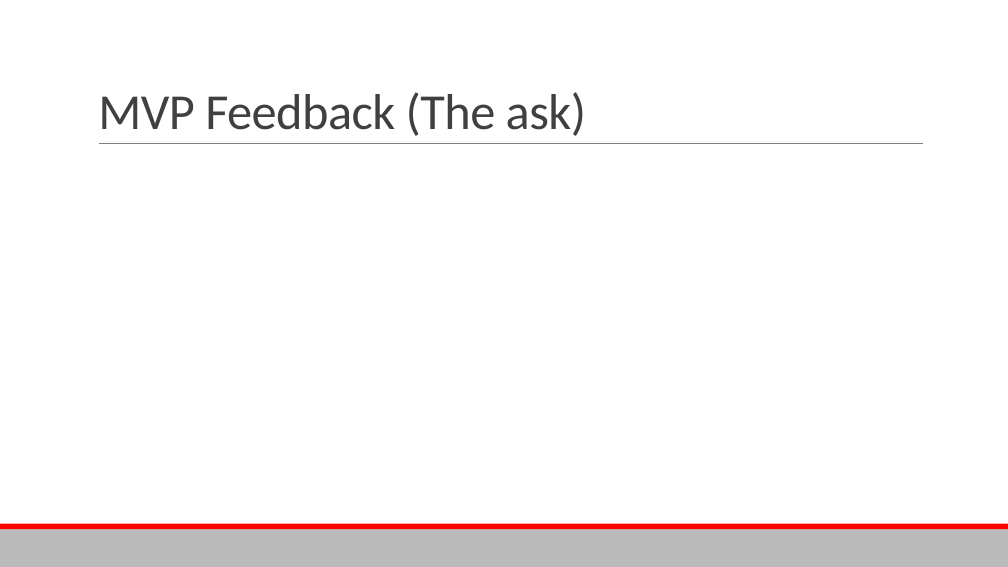
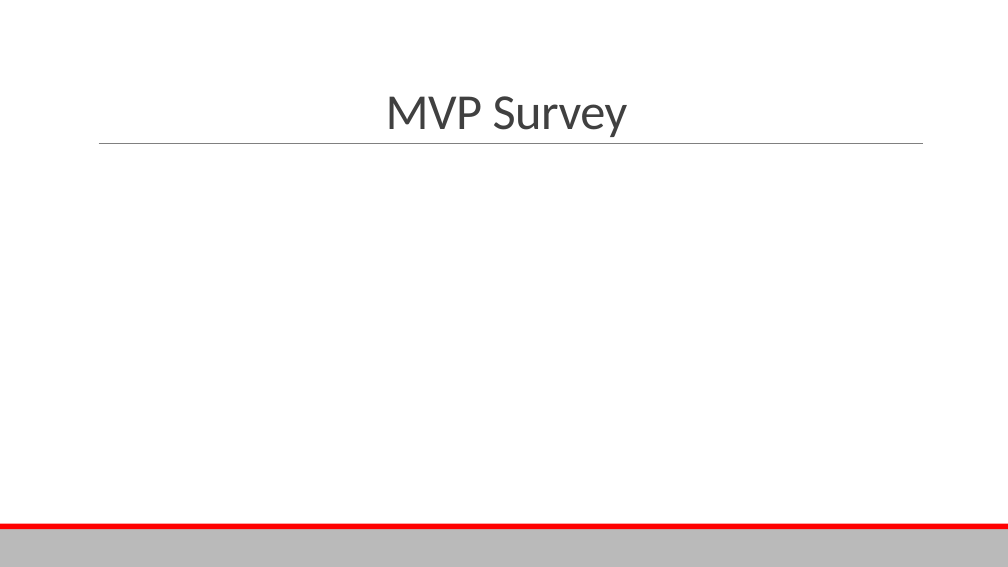
Before and after one commit to Aaryush1/Univise, a slide deck: slide 9 of Pitch_Deck.pptx. Drawn at 1008x567 pixels with LibreOffice and Linux fonts; fonts in the diff are those of the drawing. Boxes give left, top, right and bottom in pixels: in the first picture for what was removed or moved away, otherwise in the second. Text is boxed around its words. In the diff, an @@ line names an element or a change of style, - is before the commit and + after.

```diff
--- a/Pitch_Deck.pptx
+++ b/Pitch_Deck.pptx
@@ title at (x1=386, y1=96, x2=628, y2=137): text changed @@
-MVP Feedback (The ask)
+MVP Survey
```
Also in this commit, not shown: 1 other slide changed, 1 other file.
